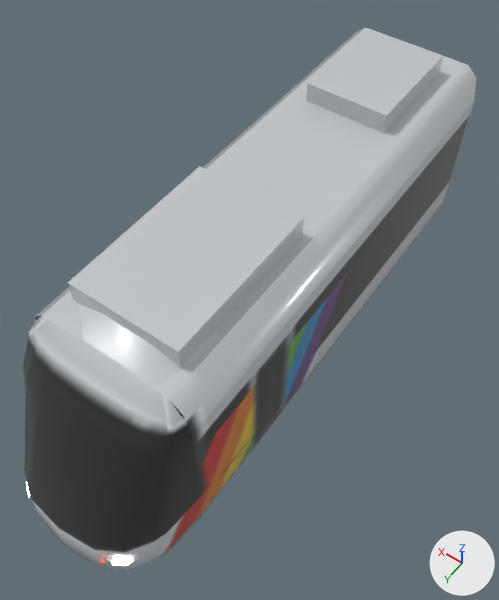
Two versions of the glTF model tram_parts/extremites/marseille_caf/end_a_lod3.glb, one commit apart.
Camera for both pictures: a camera (50 mm lens) standing at (-3.73, 5.52, 9.62) and looking at (-0.1, 0.44, 1.64). Arrows for +X, +Y and +Z are at lower right; the lights stay in place. The first picture is the older version. Where no turn or scale is listed for an object, it has been applied to the vertices. Vertices at exactly the same position are counted once.

In view in the first picture: 'em_head_A', 'module_00'.
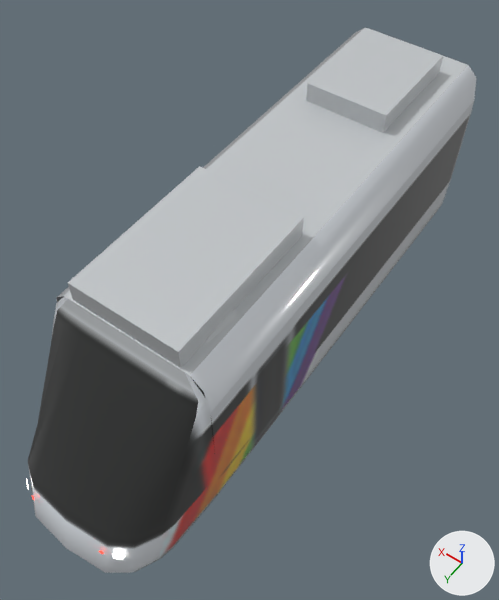
Pixel boxes (x1, y1, x2, y2) of what changed, in the pictures (499 x 600 px; the box of a moved part takes in the faces that stretch with it):
'module_00', reshaped: before (23, 28, 476, 570); after (28, 28, 476, 573)
'em_head_A', reshaped (7% narrower): before (26, 481, 133, 566); after (26, 479, 125, 560)
part 1 of me_module_00, moved or reshaped: before (79, 304, 219, 387); after (201, 309, 238, 347)
part 2 of me_module_00, moved or reshaped: before (23, 28, 468, 570); after (28, 28, 468, 573)
part 3 of me_module_00, surface changed: (28, 273, 318, 544) in both
part 4 of me_em_head_a, moved or reshaped: before (111, 557, 133, 566); after (113, 552, 125, 560)

The change in detail:
me_module_00 is used by ob_module_00; location (0.0, 0.0, 0.0).
me_module_00 had 127 vertices, 189 faces and spanned x -1.19..1.19, y -4.33..4.44, z 0.25..3.62.
me_module_00 now has 127 vertices, 189 faces and spans x -1.19..1.19, y -4.33..4.45, z 0.25..3.62.
me_module_00 part 1: the loose piece of 16 vertices spanning x -0.91..0.91, y 1.65..3.05, z 3.29..3.53 is moved by (0.0, -0.35, 0.0).
me_module_00 part 2: 76 of 127 vertices moved; they spanned x -1.19..1.19, y 3.05..4.39, z 0.25..3.3 and now span x -1.19..1.19, y 2.7..4.38, z 0.25..3.3; mean shift (0.0, -0.3, 0.03); largest move (0.0, 3.68, 2.7) -> (0.0, 2.85, 2.9).
me_module_00 part 3: 76 kept faces spanning x -1.19..1.19, y -4.33..4.24, z 0.25..3.3 get new texture (UV) coordinates.
me_em_head_a is used by ob_em_head_a; location (0.0, 4.45, 0.9).
me_em_head_a had 12 vertices, 10 faces and spanned x -0.95..0.93, y -0.34..-0.14, z -0.24..0.04.
me_em_head_a now has 12 vertices, 10 faces and spans x -0.87..0.87, y -0.3..-0.2, z -0.03..0.13.
me_em_head_a part 4: the loose piece of 6 vertices spanning x -0.95..-0.74, y -0.34..-0.16, z -0.24..0.04 is multiplied about its middle by the matrix ((0.556, 0.086, 0.072), (-0.071, 0.551, -0.111), (-0.087, 0.1, 0.551)), then moved by (0.03, -0.01, 0.15).
Other edits to the shape of me_em_head_a do not show in these pictures.
